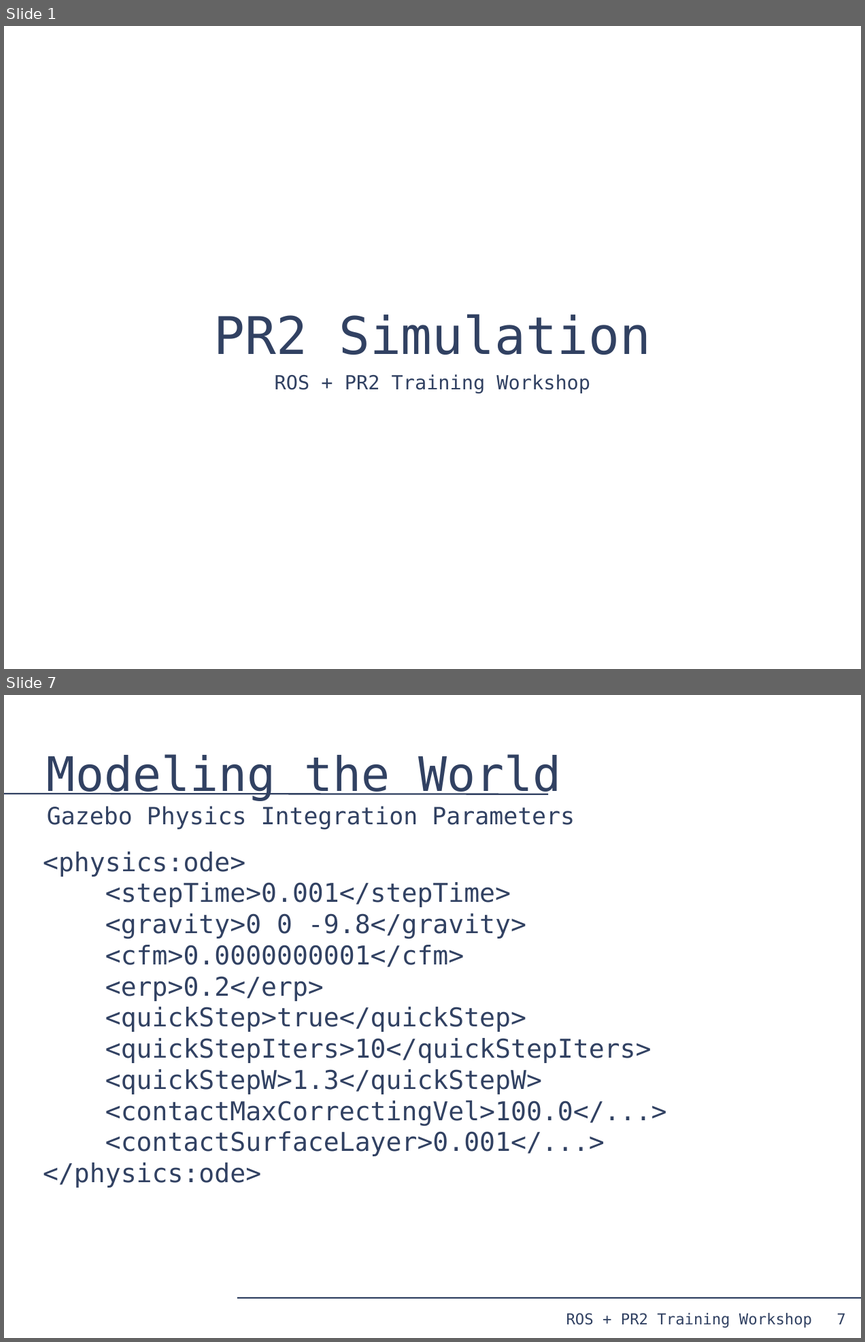
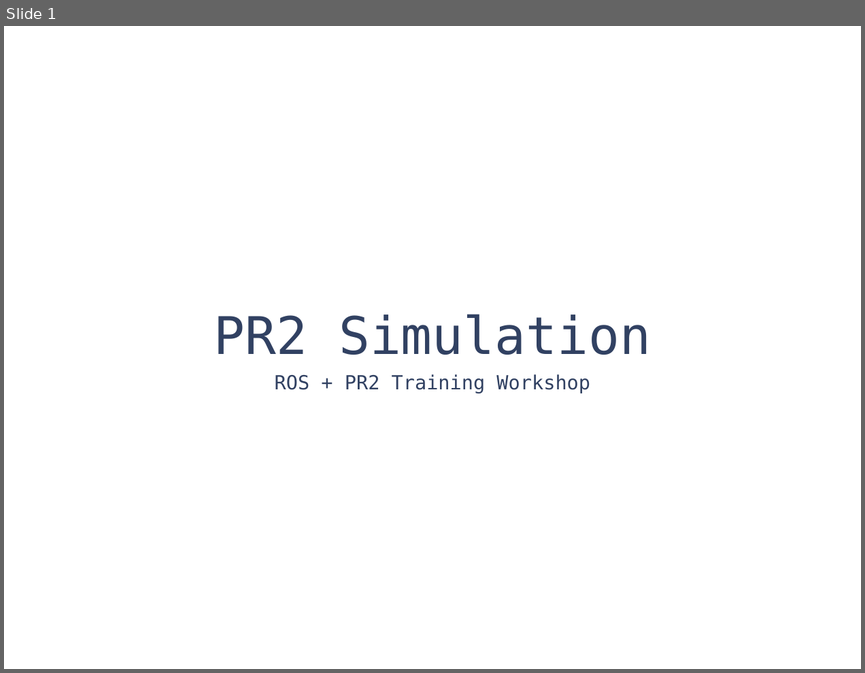
Before and after one commit to PR2/pr2_docs, a slide deck: pr2_training_workshop/simulation/simulation_training_workshop.odp. Shown one above the other, each under a label of ours: slides 1 and 7 before the commit, slide 1 after it; the slides between them are not shown. The pictures are 865x1342 and 865x673 pixels, drawn with LibreOffice and Linux fonts; fonts in the diff are those of the drawing. Boxes give left, top, right and bottom in pixels: in the first picture for what was removed or moved away, otherwise in the second. Text is boxed around its words. In the diff, an @@ line names an element or a change of style, - is before the commit and + after.

```diff
--- a/pr2_training_workshop/simulation/simulation_training_workshop.odp
+++ b/pr2_training_workshop/simulation/simulation_training_workshop.odp
@@ slide 7 removed at (4, 695, 861, 1338), background #FFFFFF @@
@@ title removed at (47, 754, 575, 830) @@
-Modeling the World
-Gazebo Physics Integration Parameters
@@ line removed from (4, 794) to (548, 794) @@
@@ text removed at (43, 851, 667, 1187) @@
-<physics:ode>
-<stepTime>0.001</stepTime>
-<gravity>0 0 -9.8</gravity>
-<cfm>0.0000000001</cfm>
-<erp>0.2</erp>
-<quickStep>true</quickStep>
-<quickStepIters>10</quickStepIters>
-<quickStepW>1.3</quickStepW>
-<contactMaxCorrectingVel>100.0</...>
-<contactSurfaceLayer>0.001</...>
-</physics:ode>
@@ line removed from (237, 1297) to (861, 1297) @@
@@ text removed at (566, 1312, 812, 1327) @@
-ROS + PR2 Training Workshop
@@ page number removed at (836, 1312, 845, 1324) @@
-7
```
Also in this commit, not shown: 8 slides added, 31 other slides removed, 3 other files.
